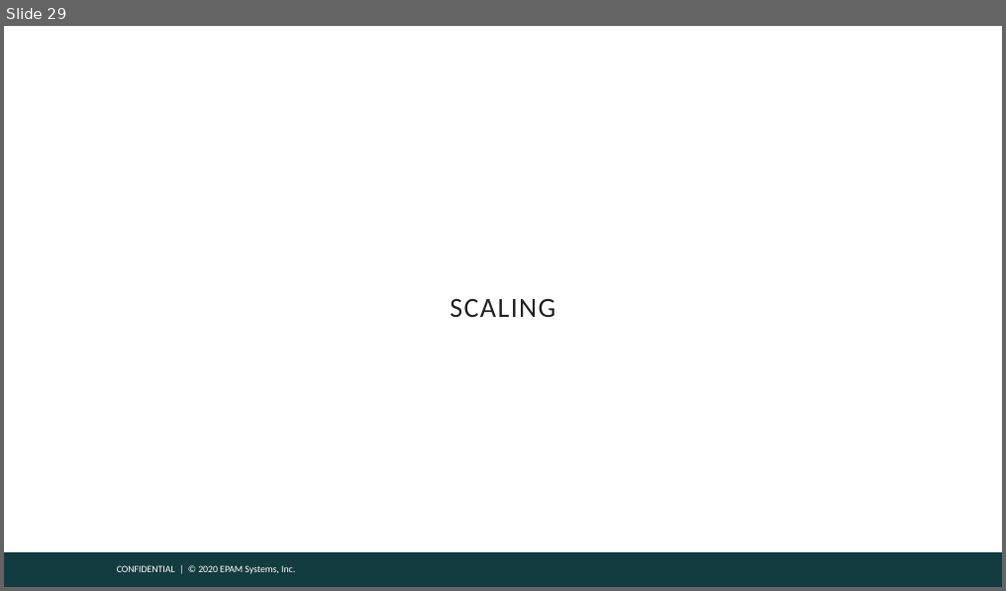
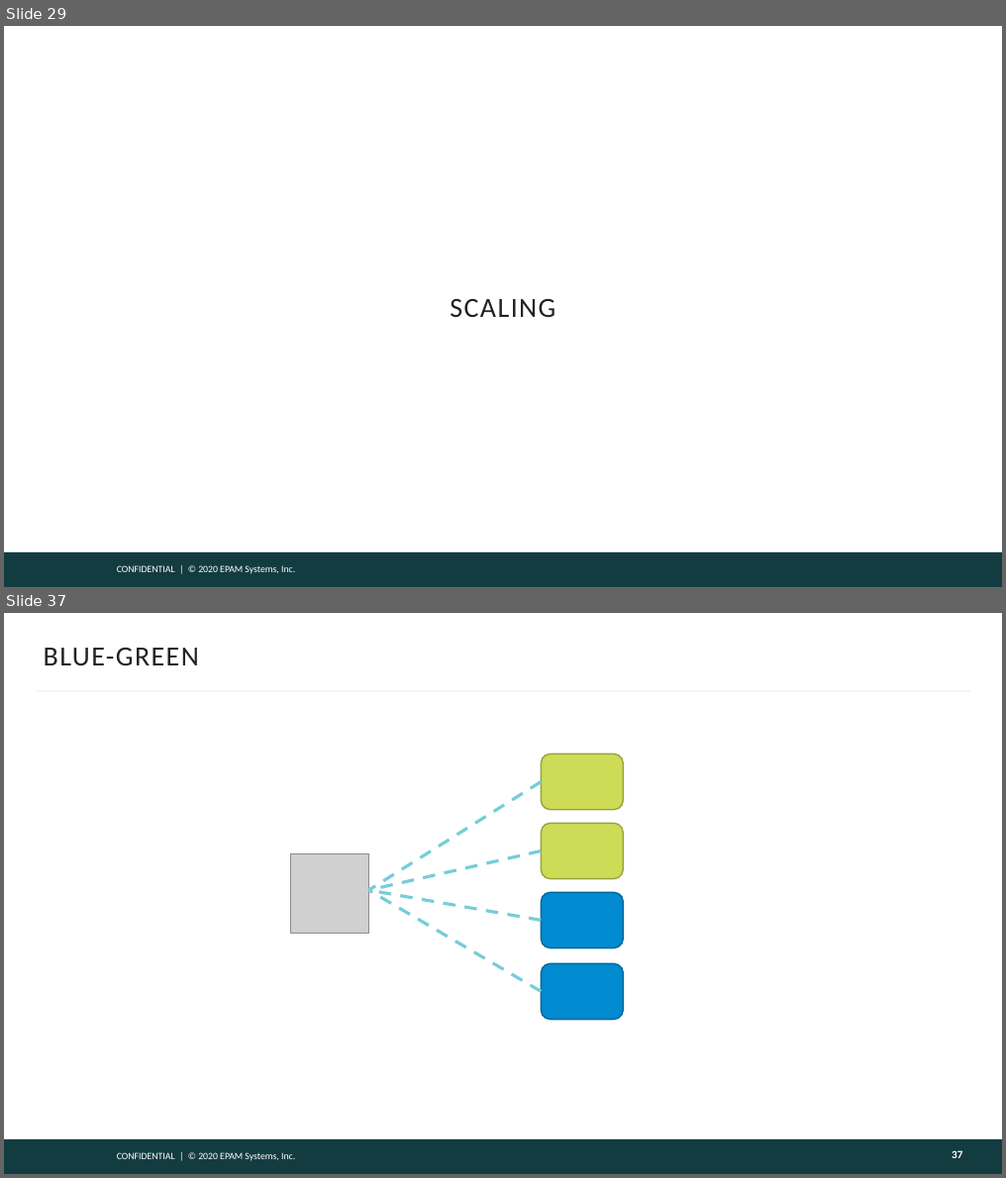
Before and after one commit to gitaroktato/introduction-to-microservices, a slide deck: lecture_3_microservice_patterns.pptx. Shown one above the other, each under a label of ours: slide 29 before the commit, slides 29 and 37 after it; the slides between them are not shown. The pictures are 1006x591 and 1006x1178 pixels, drawn with LibreOffice and Linux fonts; fonts in the diff are those of the drawing; grey boxes stand for pictures; background and template pictures are left out. Boxes give left, top, right and bottom in pixels: in the first picture for what was removed or moved away, otherwise in the second. Text is boxed around its words. In the diff, an @@ line names an element or a change of style, - is before the commit and + after.

```diff
--- a/lecture_3_microservice_patterns.pptx
+++ b/lecture_3_microservice_patterns.pptx
@@ slide 37 added at (x1=4, y1=613, x2=1002, y2=1174), background #FFFFFF; not listed: 2 template elements that a slide beside it also shows @@
@@ title added at (x1=44, y1=648, x2=199, y2=665), 20 pt, text #222222 @@
+BLUE-GREEN
@@ line added from (36, 691) to (970, 691), #F5F5F5 1.5 pt @@
@@ rounded rectangle added at (x1=541, y1=754, x2=623, y2=810), fill #CEDB56, outline #98A240 1 pt @@
@@ line added from (541, 781) to (368, 890), #76CDD8 2.25 pt dashed @@
@@ rounded rectangle added at (x1=541, y1=824, x2=623, y2=879), fill #CEDB56, outline #98A240 1 pt @@
@@ picture added at (x1=290, y1=855, x2=369, y2=934) @@
@@ line added from (541, 852) to (368, 890), #76CDD8 2.25 pt dashed @@
@@ line added from (541, 920) to (368, 890), #76CDD8 2.25 pt dashed @@
@@ line added from (541, 991) to (368, 890), #76CDD8 2.25 pt dashed @@
@@ rounded rectangle added at (x1=541, y1=892, x2=623, y2=949), fill #008ACF, outline #006699 1 pt @@
@@ rounded rectangle added at (x1=541, y1=964, x2=623, y2=1020), fill #008ACF, outline #006699 1 pt @@
@@ page number added at (x1=951, y1=1151, x2=962, y2=1158), 8 pt, text #FEFEFE, bold @@
+37
```
Also in this commit, not shown: 14 other slides added.
